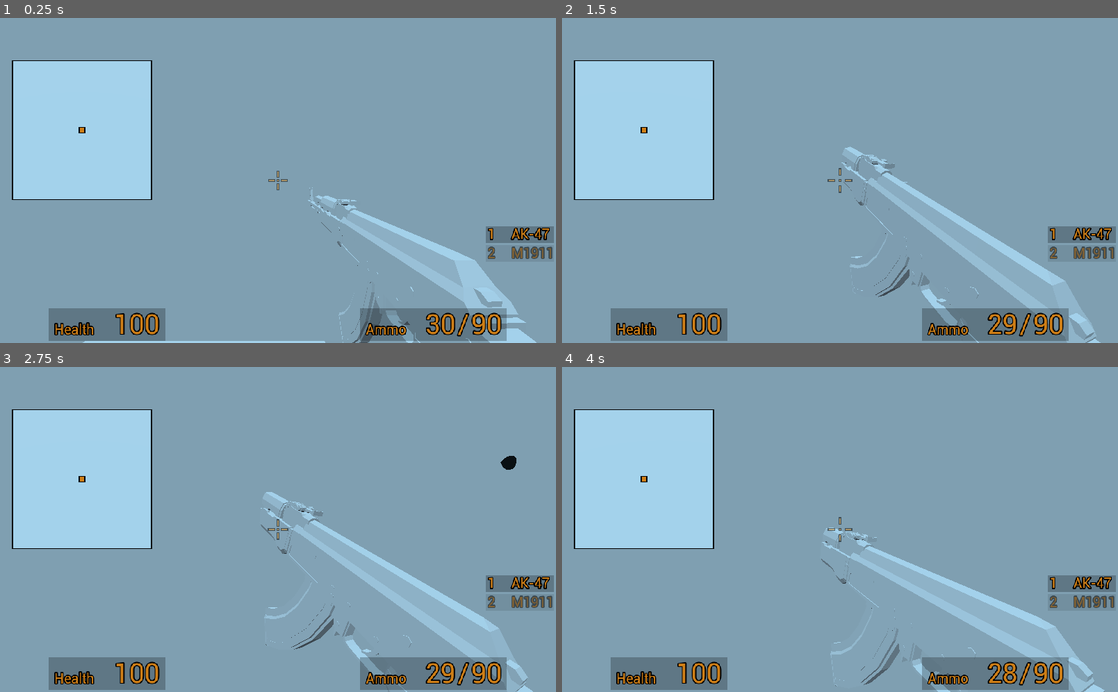
Above: before the commit, frames 1-4 (two rows, left to right).
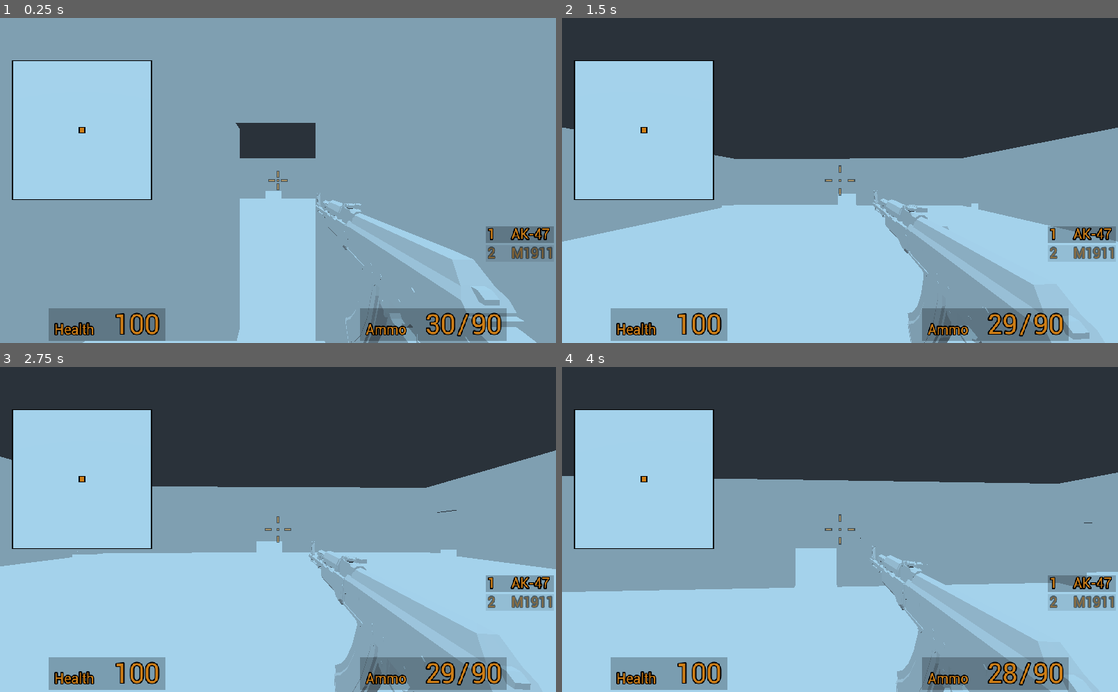
Above: after the commit, the same moments.

Repository: cullumi/GodungeonBSP
Game: Godot game, scene res://Main.tscn
Two runs of this game, one before a commit and one after it. Both use one fixed random seed, a clock stepped at 60 frames per second and the inputs below. Sound files missing from this copy of the repository are replaced by a short silence.
Inputs (mouse positions are in pixels of both pictures, inside the frame that each line leads up to):
- Up to frame 1 (0.25 s): no input
- Up to frame 2 (1.5 s): move the mouse to (867, 180) at 0.52 s; hold Z 0.53-1.28 s; hold W from 0.53 s (still down); click (867, 180) at 0.67 s; tap Space at 0.77 s; move the mouse to (812, 180) at 1.27 s; tap Q at 1.35 s
- Up to frame 3 (2.75 s): keep holding W; tap Space at 1.52 s; move the mouse to (289, 523) at 2.02 s; hold Shift from 2.03 s (still down)
- Up to frame 4 (4 s): keep holding W; move the mouse to (834, 536) at 2.77 s; release Shift at 2.78 s; tap Ctrl at 2.85 s; click (834, 536) at 2.92 s; tap Space at 3.02, 3.77 s; move the mouse to (878, 532) at 3.52 s; hold C from 3.53 s (still down)

The runs differ from the first frame. In frame 1, 8.4% of the frame differs, in the area x 42-95%, y 32-100%; in frame 2, 66%, in the area x 0-100%, y 0-100%; in frame 3, 64%; in frame 4, 56%.

Commit message:
Implemented door spawning

Diff:
--- a/Dungeon.gd
+++ b/Dungeon.gd
@@ -40,18 +40,20 @@
 		spawn_dungeon(bsp.child1, min_ext, l_mid_ext)
 		spawn_dungeon(bsp.child2, r_mid_ext, max_ext)
 		print("\nl: ", min_ext, "\nl_mid: ", l_mid_ext, "\nr_mid: ", r_mid_ext, "\nr: ", max_ext)
-		spawn_door(ax_idx, min_ext, max_ext)
+		spawn_door(ax_idx, r_mid_ext, l_mid_ext)
 	else:
 		too_small(max_ext, min_ext)
 		Counters.count("leaves")
 		add_csg(csg_body, min_ext+wallThick, max_ext-wallThick, height, OP_SUB)
 
-func spawn_door(axis, rm_min_ext, rm_max_ext):
+func spawn_door(axis:int, rm_min_ext:Vector2, rm_max_ext:Vector2):
 	var mid_point:Vector2 = (rm_min_ext + rm_max_ext) / 2
 	var offset:Vector2 = Vector2()
-	offset[axis] = wallThick[axis]
+	offset[axis] = wallThick[axis] + 0.01
 	offset[(axis+1)%2] = 1
-	add_csg(csg_body, mid_point-offset, mid_point+offset , 2, OP_SUB)
+	var hght:float = height*2/3
+	var v_off:float = (hght-height)/2
+	add_csg(csg_body, mid_point-offset, mid_point+offset , hght, OP_SUB, v_off)
 
 func too_small(high_ext:Vector2, low_ext:Vector2):
 	if high_ext.x - low_ext.x < 1 or high_ext.y - low_ext.y < 1:
@@ -59,16 +61,16 @@
 	else:
 		Counters.increment("just_right")
 
-func add_csg(parent:Node, min_ext:Vector2, max_ext:Vector2, hgt:float, op:int=OP_UN):
+func add_csg(parent:Node, min_ext:Vector2, max_ext:Vector2, hgt:float, op:int=OP_UN, v_offset:float=0):
 	var size:Vector2 = max_ext - min_ext
 	var pos:Vector2 = min_ext + (size/2)
-	var csg = make_csg(pos, size, hgt, op)
+	var csg = make_csg(pos, size, hgt, op, v_offset)
 	parent.add_child(csg)
 	return csg
 
-func make_csg(pos, size, hgt, op=OP_UN, use_col=true):
+func make_csg(pos, size, hgt, op=OP_UN, v_offset:float=0, use_col=true):
 	var csg:CSGShape = CSGBox.new()
-	csg.translation = Vector3(pos.x, 0, pos.y)
+	csg.translation = Vector3(pos.x, v_offset, pos.y)
 	csg.width = size.x
 	csg.height = hgt
 	csg.depth = size.y
